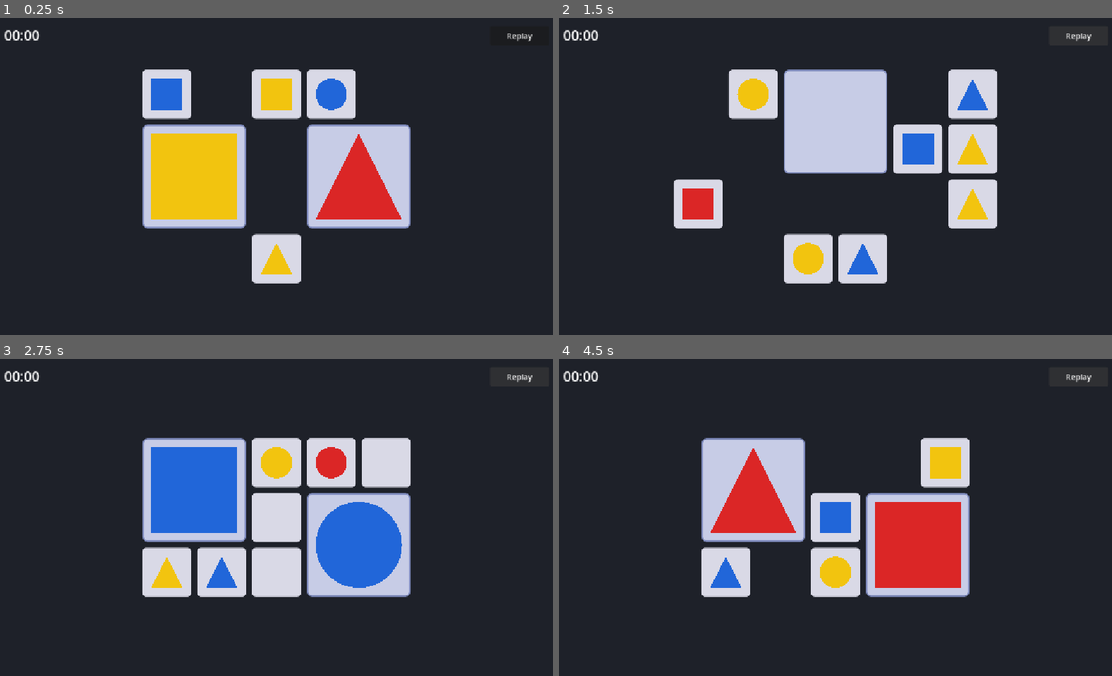
Above: before the commit, frames 1-4 (two rows, left to right).
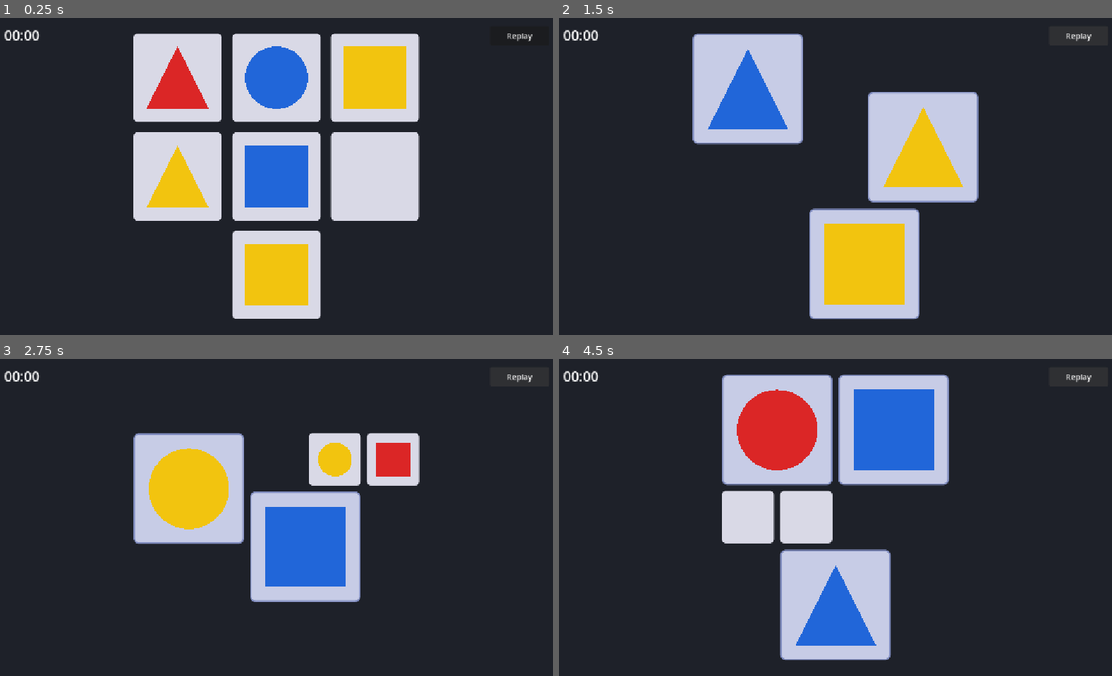
Above: after the commit, the same moments.

Repository: MandalayFleab/ProjectDots
Game: Godot game, scene res://scenes/game/game.tscn
The game is run twice, just before and just after one commit, with the same random seed, the same clock (stepped at 60 frames per second) and the same inputs.
Inputs:
- Up to frame 1 (0.25 s): no input
- Up to frame 2 (1.5 s): click "Replay" at 0.5 s; click "Replay" at 1.25 s
- Up to frame 3 (2.75 s): click "Replay" at 2 s
- Up to frame 4 (4.5 s): tap Enter at 2.75, 4.25 s; tap Space at 3.5 s

The runs differ from the first frame. In frame 1, 28% of the frame differs, in the area x 24-76%, y 4-95%; in frame 2, 27%; in frame 3, 19%; in frame 4, 31%, in the area x 25-75%, y 4-96%.

Commit message:
Se mejoró la creación de niveles y visibilidad en pantallas verticales

Diff:
--- a/project.godot
+++ b/project.godot
@@ -8,16 +8,23 @@
 
 config_version=5
 
+[animation]
+
+compatibility/default_parent_skeleton_in_mesh_instance_3d=true
+
 [application]
 
 config/name="Project Dots"
 run/main_scene="res://scenes/game/game.tscn"
-config/features=PackedStringArray("4.5", "GL Compatibility")
+config/features=PackedStringArray("4.7", "GL Compatibility")
 config/icon="res://icon.svg"
 
 [display]
 
+window/size/viewport_width=1152
+window/size/viewport_height=648
 window/stretch/mode="canvas_items"
+window/stretch/aspect="expand"
 
 [dotnet]
 
--- a/scenes/big_cell/big_cell.gd
+++ b/scenes/big_cell/big_cell.gd
@@ -7,11 +7,10 @@
 var slot_b: ShapePiece = null
 var merged_display: ShapePiece = null
 
-func is_full() -> bool:
-	return slot_a != null and slot_b != null
-
 func is_solved() -> bool:
-	return is_full() \
+	if required_spec == null:
+		return slot_a == null and slot_b == null
+	return slot_a != null and slot_b != null \
 		and slot_a.shape_type == required_spec.shape_type and slot_a.color == required_spec.color \
 		and slot_b.shape_type == required_spec.shape_type and slot_b.color == required_spec.color
 
@@ -70,7 +69,7 @@
 
 	# Two different shapes together is never a valid state: expel both at once
 	# instead of waiting for the end-of-round check.
-	if is_full() and not _is_merged():
+	if slot_a != null and slot_b != null and not _is_merged():
 		tray.scatter(release_wrong_pieces())
 
 	piece_changed.emit()
@@ -101,7 +100,7 @@
 	merged_display = ShapePieceScene.instantiate()
 	merged_display.shape_type = slot_a.shape_type
 	merged_display.color = slot_a.color
-	merged_display.size = size - Vector2(20, 20)
+	merged_display.size = size * 0.9
 	merged_display.mouse_filter = Control.MOUSE_FILTER_IGNORE
 	merged_display.position = (size - merged_display.size) * 0.5
 	add_child(merged_display)
--- a/scenes/board/board.gd
+++ b/scenes/board/board.gd
@@ -4,30 +4,46 @@
 const BoardCellScene := preload("res://scenes/board_cell/board_cell.tscn")
 const BigCellScene := preload("res://scenes/big_cell/big_cell.tscn")
 
-const CELL_SIZE := Vector2(100, 100)
-const GAP := 12.0
+const BOARD_SIZE_RATIO := 0.9
+const GAP_RATIO := 0.12
+const MIN_CELL_SIZE := 50.0
+
+var cell_size: Vector2 = Vector2(100, 100)
+var gap: float = 12.0
 
 var _cells: Array = []
 
-func build(level: LevelData, tray: Tray) -> void:
+# Cell size is derived from the actually available space instead of being a
+# fixed constant, so the board (and the pieces sized relative to it) use
+# however much room the screen really has -- a lot more on a narrow portrait
+# phone than a fixed logical-pixel size would, since Godot's canvas scaling
+# shrinks fixed sizes down hard on narrow screens.
+func build(level: LevelData, tray: Tray, available_size: Vector2) -> void:
 	for child in get_children():
 		child.queue_free()
 	_cells = []
 
+	var max_dimension: int = max(level.rows, level.columns)
+	var budget: float = min(available_size.x, available_size.y) * BOARD_SIZE_RATIO
+	var raw_cell: float = budget / (max_dimension + (max_dimension - 1) * GAP_RATIO)
+	raw_cell = max(raw_cell, MIN_CELL_SIZE)
+	cell_size = Vector2(raw_cell, raw_cell)
+	gap = raw_cell * GAP_RATIO
+
 	size = Vector2(
-		level.columns * CELL_SIZE.x + (level.columns - 1) * GAP,
-		level.rows * CELL_SIZE.y + (level.rows - 1) * GAP
+		level.columns * cell_size.x + (level.columns - 1) * gap,
+		level.rows * cell_size.y + (level.rows - 1) * gap
 	)
 
 	for r in level.rows:
 		for c in level.columns:
 			var cell_info: Dictionary = level.cells[r * level.columns + c]
-			var pos := Vector2(c * (CELL_SIZE.x + GAP), r * (CELL_SIZE.y + GAP))
+			var pos := Vector2(c * (cell_size.x + gap), r * (cell_size.y + gap))
 			match cell_info["kind"]:
 				LevelData.CellKind.NORMAL:
 					var cell: BoardCell = BoardCellScene.instantiate()
 					cell.position = pos
-					cell.size = CELL_SIZE
+					cell.size = cell_size
 					cell.required_spec = cell_info["spec"]
 					cell.tray = tray
 					add_child(cell)
@@ -35,7 +51,7 @@
 				LevelData.CellKind.BIG_ANCHOR:
 					var big: BigCell = BigCellScene.instantiate()
 					big.position = pos
-					big.size = CELL_SIZE * 2 + Vector2(GAP, GAP)
+					big.size = cell_size * 2 + Vector2(gap, gap)
 					big.required_spec = cell_info["spec"]
 					big.tray = tray
 					add_child(big)
--- a/scenes/board_cell/board_cell.gd
+++ b/scenes/board_cell/board_cell.gd
@@ -2,10 +2,6 @@
 class_name BoardCell
 
 signal piece_changed
-
-# Half the gap between cells, so a drop landing in the gap still snaps to
-# the nearer cell instead of requiring the cursor to be exactly inside it.
-const DROP_MARGIN := Board.GAP * 0.5
 
 var required_spec: PieceSpec = null
 var tray: Tray = null
@@ -15,10 +11,11 @@
 func has_requirement() -> bool:
 	return required_spec != null
 
-func is_full() -> bool:
-	return current_piece != null
-
 func is_solved() -> bool:
+	if required_spec == null:
+		# An intentionally empty cell is solved by staying empty -- it's still
+		# a valid drop target (that's the trap), just not a correct one.
+		return current_piece == null
 	return current_piece != null \
 		and current_piece.shape_type == required_spec.shape_type \
 		and current_piece.color == required_spec.color
@@ -41,10 +38,14 @@
 		current_piece.locked = true
 
 func _has_point(point: Vector2) -> bool:
-	return Rect2(-DROP_MARGIN, -DROP_MARGIN, size.x + DROP_MARGIN * 2, size.y + DROP_MARGIN * 2).has_point(point)
+	# Grows the droppable area a bit past the visible edges -- proportional to
+	# cell size (not a fixed pixel count) so it still makes sense now that
+	# cells are sized dynamically instead of being a fixed 100px constant.
+	var margin: float = min(size.x, size.y) * 0.06
+	return Rect2(-margin, -margin, size.x + margin * 2, size.y + margin * 2).has_point(point)
 
 func _can_drop_data(_at_position: Vector2, data: Variant) -> bool:
-	return has_requirement() and not locked and data is ShapePiece
+	return not locked and data is ShapePiece
 
 func _drop_data(_at_position: Vector2, data: Variant) -> void:
 	var piece := data as ShapePiece
--- a/scenes/game/game.tscn
+++ b/scenes/game/game.tscn
@@ -1,10 +1,10 @@
-[gd_scene load_steps=4 format=3 uid="uid://b2hh1o7pncg74"]
+[gd_scene format=3 uid="uid://b2hh1o7pncg74"]
 
 [ext_resource type="Script" uid="uid://khb6xq58yxw" path="res://scenes/game/game_manager.gd" id="1"]
 [ext_resource type="PackedScene" path="res://scenes/board/board.tscn" id="2"]
 [ext_resource type="PackedScene" path="res://scenes/tray/tray.tscn" id="3"]
 
-[node name="Game" type="Control"]
+[node name="Game" type="Control" unique_id=273081106]
 layout_mode = 3
 anchors_preset = 15
 anchor_right = 1.0
@@ -13,7 +13,7 @@
 grow_vertical = 2
 script = ExtResource("1")
 
-[node name="Background" type="ColorRect" parent="."]
+[node name="Background" type="ColorRect" parent="." unique_id=1843513543]
 layout_mode = 0
 anchor_right = 1.0
 anchor_bottom = 1.0
@@ -22,13 +22,13 @@
 mouse_filter = 2
 color = Color(0.12, 0.13, 0.16, 1)
 
-[node name="Tray" parent="." instance=ExtResource("3")]
+[node name="Tray" parent="." unique_id=142872042 instance=ExtResource("3")]
 anchors_preset = 0
 
-[node name="Board" parent="." instance=ExtResource("2")]
+[node name="Board" parent="." unique_id=1656986876 instance=ExtResource("2")]
 anchors_preset = 0
 
-[node name="ChronometerLabel" type="Label" parent="."]
+[node name="ChronometerLabel" type="Label" parent="." unique_id=2105822660]
 layout_mode = 0
 offset_left = 20.0
 offset_top = 16.0
@@ -38,7 +38,7 @@
 theme_override_font_sizes/font_size = 28
 text = "00:00"
 
-[node name="ResultLabel" type="Label" parent="."]
+[node name="ResultLabel" type="Label" parent="." unique_id=2018509962]
 layout_mode = 0
 anchor_left = 0.5
 anchor_right = 0.5
@@ -50,11 +50,11 @@
 theme_override_font_sizes/font_size = 28
 horizontal_alignment = 1
 
-[node name="RevealTimer" type="Timer" parent="."]
+[node name="RevealTimer" type="Timer" parent="." unique_id=141839280]
 wait_time = 8.0
 one_shot = true
 
-[node name="ReplayButton" type="Button" parent="."]
+[node name="ReplayButton" type="Button" parent="." unique_id=1939540945]
 layout_mode = 0
 anchor_left = 1.0
 anchor_right = 1.0
--- a/scenes/game/game_manager.gd
+++ b/scenes/game/game_manager.gd
@@ -28,15 +28,18 @@
 	tray.clear()
 	result_label.text = ""
 
+	# On web, the browser canvas can take a couple of frames to report its
+	# real size after load -- wait for this root Control to actually have one
+	# before computing the board's cell size from it, instead of trusting a
+	# single frame (or Board ends up sized for a near-zero area).
+	while size.x <= 0.0 or size.y <= 0.0:
+		await get_tree().process_frame
+
 	level = LevelGenerator.generate()
-	board.build(level, tray)
+	board.build(level, tray, size)
 	for cell in board.get_cells():
 		cell.piece_changed.connect(_on_piece_changed)
 
-	# Board.build() sets sizes directly, but we still wait a frame so every
-	# BoardCell/BigCell child's `size` is settled before we position previews
-	# and center the board.
-	await get_tree().process_frame
 	board.position = (size - board.size) * 0.5
 	tray.exclusion_rect = Rect2(board.position, board.size)
 	_start_round()
@@ -59,7 +62,7 @@
 		preview.shape_type = cell.required_spec.shape_type
 		preview.color = cell.required_spec.color
 		preview.mouse_filter = Control.MOUSE_FILTER_IGNORE
-		preview.size = cell.size - Vector2(20, 20)
+		preview.size = cell.size * 0.8
 		cell.add_child(preview)
 		preview.position = (cell.size - preview.size) * 0.5
 	reveal_timer.start()
@@ -69,26 +72,34 @@
 		for child in cell.get_children():
 			child.queue_free()
 
+	var piece_size: Vector2 = board.cell_size * 0.8
 	var pieces: Array[ShapePiece] = []
 	for spec in level.shapes_to_place:
 		var piece := ShapePieceScene.instantiate() as ShapePiece
 		piece.shape_type = spec.shape_type
 		piece.color = spec.color
+		piece.size = piece_size
 		pieces.append(piece)
 
 	state = State.PLAYING
+	# Tray's size comes from anchors, not an explicit assignment like Board's --
+	# force it in sync with the root's (reliably measured) size right before
+	# scattering, instead of trusting anchor propagation already happened.
+	tray.size = size
 	tray.scatter(pieces)
 
 func _on_piece_changed() -> void:
 	if state != State.PLAYING:
 		return
+	# Intentionally-empty cells are correctly solved by staying empty, so
+	# "every open cell is full" is no longer a valid readiness check -- check
+	# once every scattered piece has been placed SOMEWHERE instead.
+	if tray.get_child_count() > 0:
+		return
 	var open_cells: Array = []
 	for cell in board.get_cells():
-		if not cell.locked and cell.has_requirement():
+		if not cell.locked:
 			open_cells.append(cell)
-	for cell in open_cells:
-		if not cell.is_full():
-			return
 	_check_solution(open_cells)
 
 func _check_solution(open_cells: Array) -> void:
@@ -103,4 +114,5 @@
 		state = State.WON
 		result_label.text = "Solved in %s!" % chronometer_label.text
 	else:
+		tray.size = size
 		tray.scatter(wrong_pieces)
--- a/scenes/level_generator.gd
+++ b/scenes/level_generator.gd
@@ -1,9 +1,9 @@
 class_name LevelGenerator
 extends RefCounted
 
-const MAX_ROWS := 6
-const MAX_COLUMNS := 6
-const MAX_SHAPES := 8
+const MAX_ROWS := 5
+const MAX_COLUMNS := 5
+const MAX_SHAPES := 6
 const MAX_SLACK := 4
 const MAX_FILLED_BIG_CELLS := 4
 
Not shown, added: export_presets.cfg
Not shown, added: .dockerignore
Not shown, changed: .gitignore
Not shown, added: Dockerfile
Not shown, added: deploy.sh
Not shown, added: nginx.conf
Not shown, added: test-local.sh
